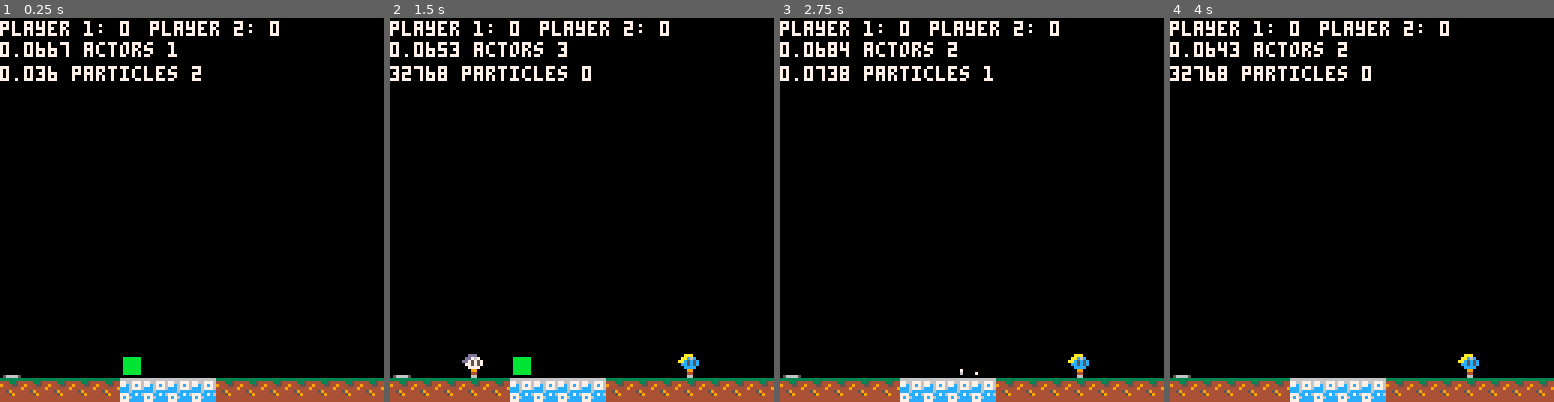
Above: before the commit, frames 1-4 (left to right).
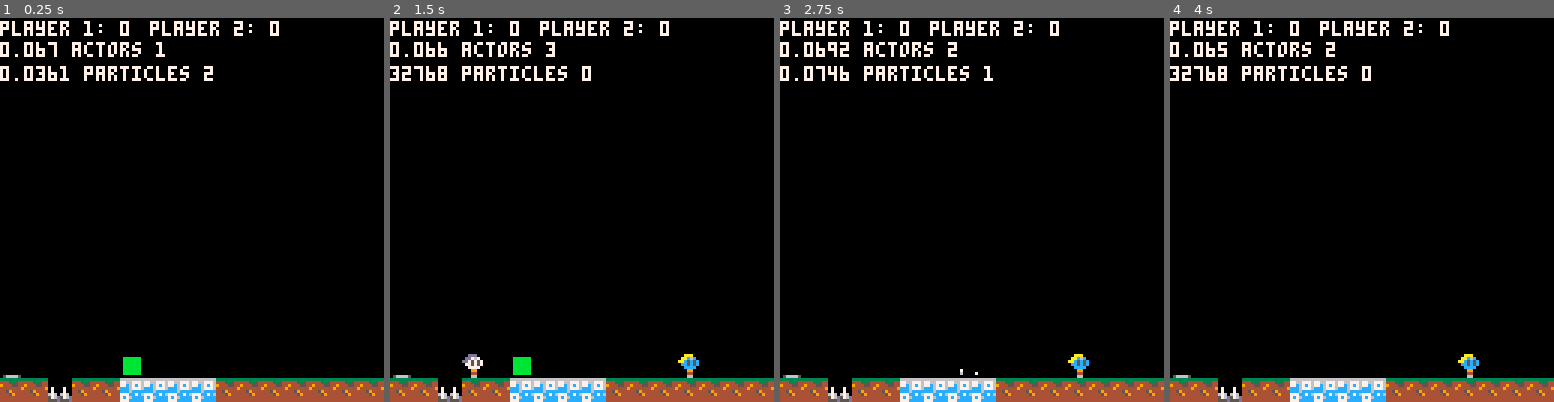
Above: after the commit, the same moments.

Repository: wesen/carts
Game: PICO-8 cartridge games/bump/bump.p8
Two runs of this game, one before a commit and one after it. Both use one fixed random seed, a clock stepped at 60 frames per second and the inputs below.
Inputs:
- Up to frame 1 (0.25 s): no input
- Up to frame 2 (1.5 s): tap X (X key) at 0.33, 1.07 s; tap O (Z key) at 0.7 s
- Up to frame 3 (2.75 s): hold Right 1.6-2.1 s; tap O (Z key) at 1.7, 2.1, 2.5 s; tap X (X key) at 1.85 s; hold Up 2.15-2.42 s; hold Right from 2.47 s (still down)
- Up to frame 4 (4 s): tap O (Z key) at 2.9, 3.3, 3.7 s; tap X (X key) at 2.97 s; release Right at 3.03 s; hold Left 3.08-3.58 s; hold Down 3.63-3.97 s

The runs differ from the first frame. In frame 1, 1.5% of the frame differs, in the area x 12-56%, y 6-100%; in frame 2, 0.9%; in frame 3, 0.5%; in frame 4, 1.0%.

Commit message:
Spikes is now an interactable

Diff:
--- a/games/bump/bump.lua
+++ b/games/bump/bump.lua
@@ -30,7 +30,7 @@
 --[[
 
 interactables:
-- spring
+- x spring
 - spikes
 - tele_enter
 - powerup
--- a/games/bump/bump.p8
+++ b/games/bump/bump.p8
@@ -1133,16 +1133,20 @@
 
 spr_spikes=68
 
-cls_spikes=subclass(cls_actor,function(self,pos)
- cls_actor._ctr(self,pos)
- self.hitbox={x=0,y=3,dimx=8,dimy=5}
+cls_spikes=class(function(self,pos)
+ add(interactables,self)
+ self.x=pos.x
+ self.y=pos.y
+ self.aax=self.x
+ self.aay=self.y+3
+ self.bbx=self.aax+8
+ self.bby=self.aay+5
 end)
 tiles[spr_spikes]=cls_spikes
 
 function cls_spikes:update()
- local bbox=self:bbox()
  for player in all(players) do
-  if bbox:collide(player:bbox()) then
+  if do_bboxes_collide(self,player) then
    player:kill()
    cls_smoke.init(v2(self.x,self.y),32,0)
   end
@@ -1150,7 +1154,7 @@
 end
 
 function cls_spikes:draw()
- spr(spr_spikes,self.px,self.y)
+ spr(spr_spikes,self.x,self.y)
 end
 
 cls_moving_platform=subclass(cls_actor,function(pos)
@@ -1296,7 +1300,7 @@
 --[[
 
 interactables:
-- spring
+- x spring
 - spikes
 - tele_enter
 - powerup
@@ -1662,7 +1666,7 @@
 0000000000400040404000004100404000000000000040404040000000000000000000000000000000000000000000000000000000000000000000000000000000000000000000000000000000000000000000000000000000000000000000000000000000000000000000000000000000000000000000000000000000000000
 0000404000400000000000004105000000000000000000000000000000000000000000000000000000000000000000000000000000000000000000000000000000000000000000000000000000000000000000000000000000000000000000000000000000000000000000000000000000000000000000000000000000000000
 000000000040420000000000410005000570010000420000007100000001000042000001002c000000000000010000000000000000000000000000000000000000000000000000000000000000000000000000000000000000000000000000000000000000000000000000000000000000000000000000000000000000000000
-4444444444404044414141444044444041414141414141414140404040404040404040404041414141404040404040404000000000000000000000000000000000000000000000000000000000000000000000000000000000000000000000000000000000000000000000000000000000000000000000000000000000000000
-
-
-
+4444444444404044414141444044444041414141414141414140404040404040404044404041414141404040404040404000000000000000000000000000000000000000000000000000000000000000000000000000000000000000000000000000000000000000000000000000000000000000000000000000000000000000
+
+
+
--- a/games/bump/spikes.lua
+++ b/games/bump/spikes.lua
@@ -1,15 +1,19 @@
 spr_spikes=68
 
-cls_spikes=subclass(cls_actor,function(self,pos)
- cls_actor._ctr(self,pos)
- self.hitbox={x=0,y=3,dimx=8,dimy=5}
+cls_spikes=class(function(self,pos)
+ add(interactables,self)
+ self.x=pos.x
+ self.y=pos.y
+ self.aax=self.x
+ self.aay=self.y+3
+ self.bbx=self.aax+8
+ self.bby=self.aay+5
 end)
 tiles[spr_spikes]=cls_spikes
 
 function cls_spikes:update()
- local bbox=self:bbox()
  for player in all(players) do
-  if bbox:collide(player:bbox()) then
+  if do_bboxes_collide(self,player) then
    player:kill()
    cls_smoke.init(v2(self.x,self.y),32,0)
   end
@@ -17,5 +21,5 @@
 end
 
 function cls_spikes:draw()
- spr(spr_spikes,self.px,self.y)
+ spr(spr_spikes,self.x,self.y)
 end
